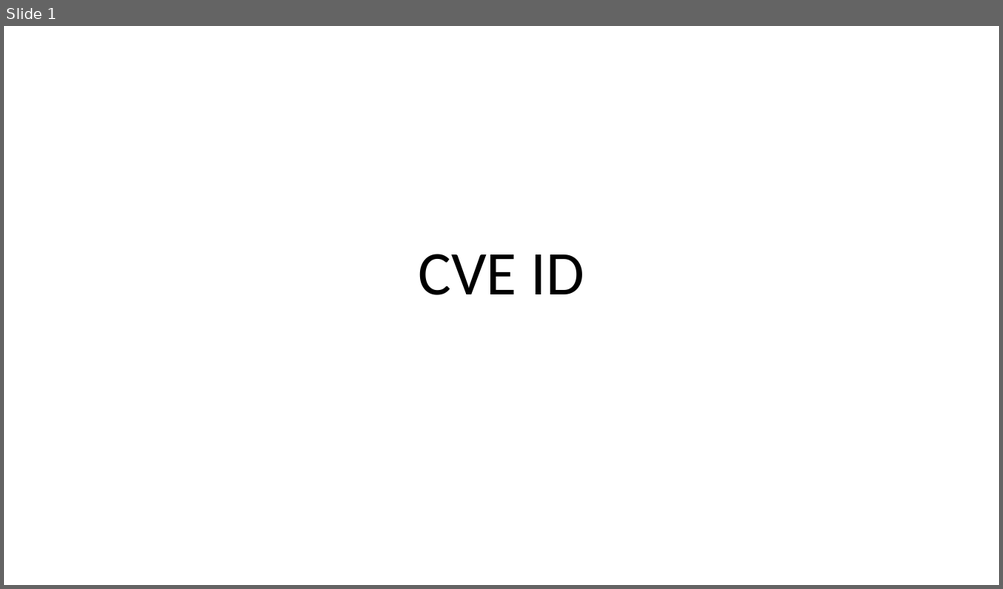
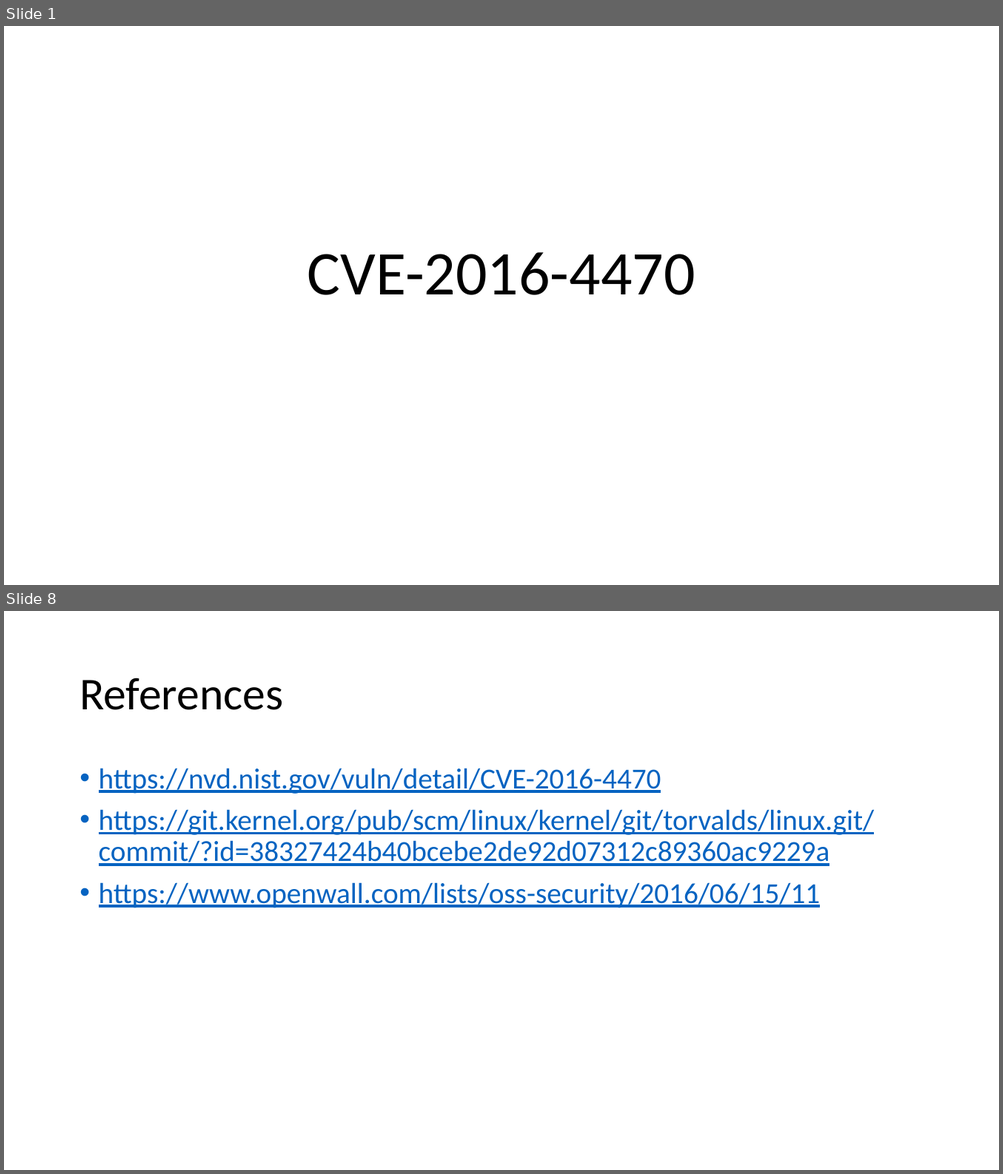
Before and after one commit to mudongliang/Kernel_Vulnerabilities, a slide deck: UAF/2016/CVE-2016-4470.pptx. Shown one above the other, each under a label of ours: slide 1 before the commit, slides 1 and 8 after it; the slides between them are not shown. The pictures are 1003x589 and 1003x1174 pixels, drawn with LibreOffice and Linux fonts; fonts in the diff are those of the drawing. Boxes give left, top, right and bottom in pixels: in the first picture for what was removed or moved away, otherwise in the second. Text is boxed around its words. In the diff, an @@ line names an element or a change of style, - is before the commit and + after.

```diff
--- a/UAF/2016/CVE-2016-4470.pptx
+++ b/UAF/2016/CVE-2016-4470.pptx
@@ slide 8 added at <box>4,611,999,1170</box>, background #FFFFFF @@
@@ title added at <box>79,678,283,710</box>, 44 pt, text #000000 @@
+References
@@ text added at <box>99,768,874,908</box>, 28 pt, text #0563C1, underline @@
+• https://nvd.nist.gov/vuln/detail/CVE-2016-4470
+• https://git.kernel.org/pub/scm/linux/kernel/git/torvalds/linux.git/commit/?id=38327424b40bcebe2de92d07312c89360ac9229a
+• https://www.openwall.com/lists/oss-security/2016/06/15/11
@@ slide 1 changed as well @@
@@ title at <box>307,252,695,295</box>: text changed @@
-CVE ID
+CVE-2016-4470
```
Also in this commit, not shown: 2 other slides changed, 4 other slides added, 2 slides removed, 1 other file.
